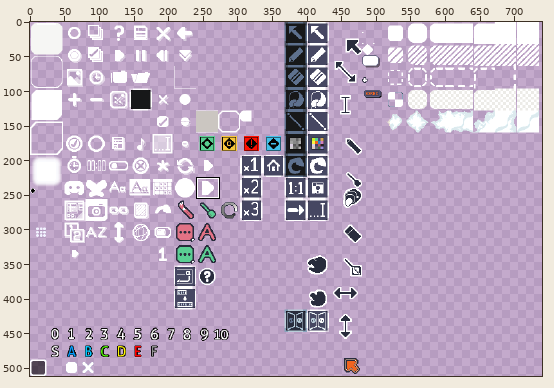
Two versions of one sprite sheet, assets/gui.png. The picture above shows the old version from afar; the outline marks the close-up.
Close-up. As it was:
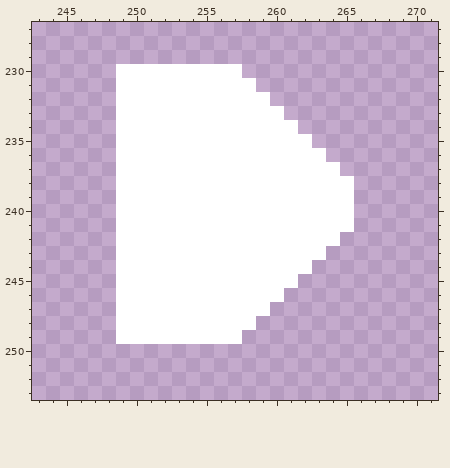
The file is 1024x512 pixels. Pixels under 10% opacity are left out. Colours within 5 levels of each other are drawn and written as one. Shown: x 243..271, y 227..253. The wide view leaves out empty margins.
New version:
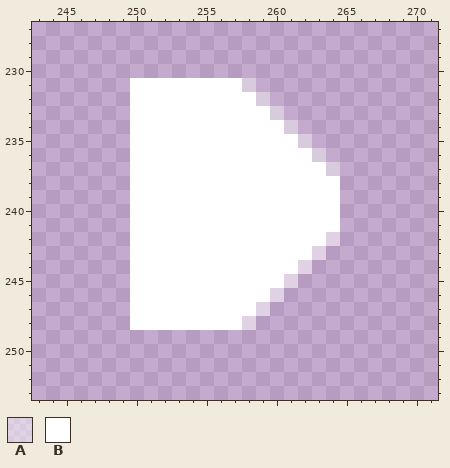
Palette (. is transparent): A #ffffff78  B #ffffff
Difference:
y 230: x 249..257 BBBBBBBBB -> .........
y 231: x 249 B -> .; x 258 B -> A
y 232: x 249 B -> .; x 259 B -> A
y 233: x 249 B -> .; x 260 B -> A
y 234: x 249 B -> .; x 261 B -> A
y 235: x 249 B -> .; x 262 B -> A
y 236: x 249 B -> .; x 263 B -> A
y 237: x 249 B -> .; x 264 B -> A
y 238..241: x 249 B -> .; x 265 B -> .
y 242: x 249 B -> .; x 264 B -> A
y 243: x 249 B -> .; x 263 B -> A
y 244: x 249 B -> .; x 262 B -> A
y 245: x 249 B -> .; x 261 B -> A
y 246: x 249 B -> .; x 260 B -> A
y 247: x 249 B -> .; x 259 B -> A
y 248: x 249 B -> .; x 258 B -> A
y 249: x 249..257 BBBBBBBBB -> .........
